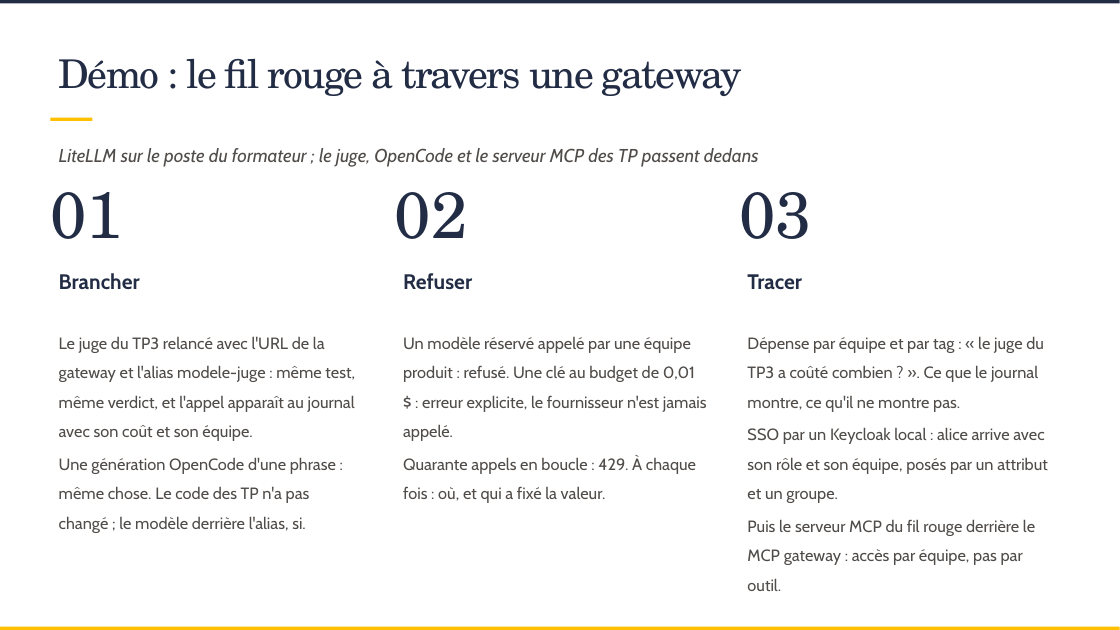
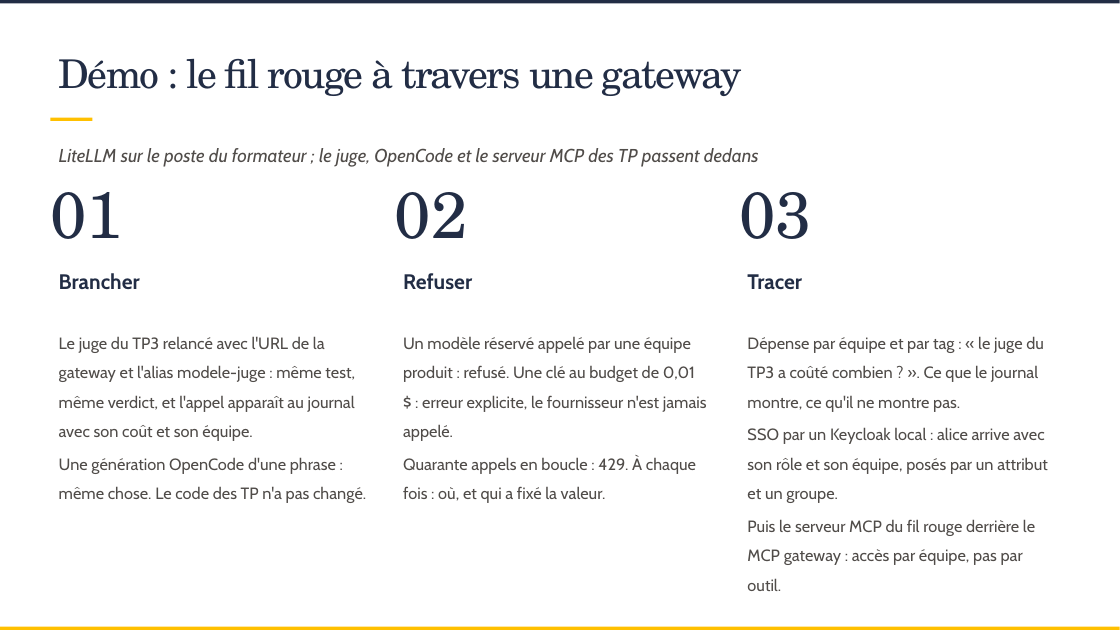
Before and after one commit to SCIAM-FR/formation-ia, a slide deck: slide 67 of slides/Support_formation_SCIAM.pptx (slide 50 before the commit). Drawn at 1120x630 pixels with LibreOffice and Linux fonts; fonts in the diff are those of the drawing; background and template pictures are left out. Boxes give left, top, right and bottom in pixels: in the first picture for what was removed or moved away, otherwise in the second. Text is boxed around its words. In the diff, an @@ line names an element or a change of style, - is before the commit and + after.

```diff
--- a/slides/Support_formation_SCIAM.pptx
+++ b/slides/Support_formation_SCIAM.pptx
@@ text at (59, 457, 366, 503): text changed @@
-Une génération OpenCode d'une phrase : même chose. Le code des TP n'a pas changé ; le modèle derrière l'alias, si.
+Une génération OpenCode d'une phrase : même chose. Le code des TP n'a pas changé.
```
Also in this commit, not shown: 21 other slides changed, 18 slides added, 26 other files.
